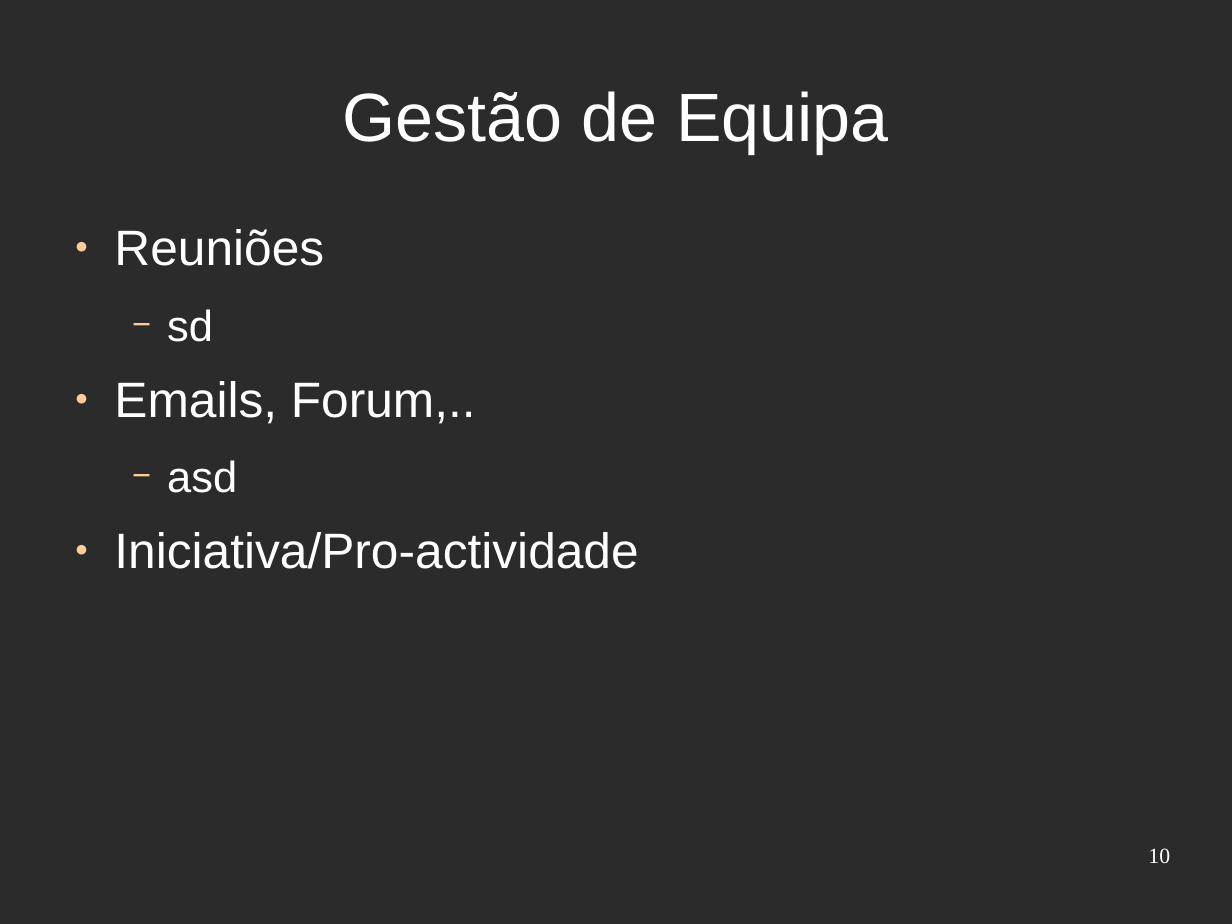
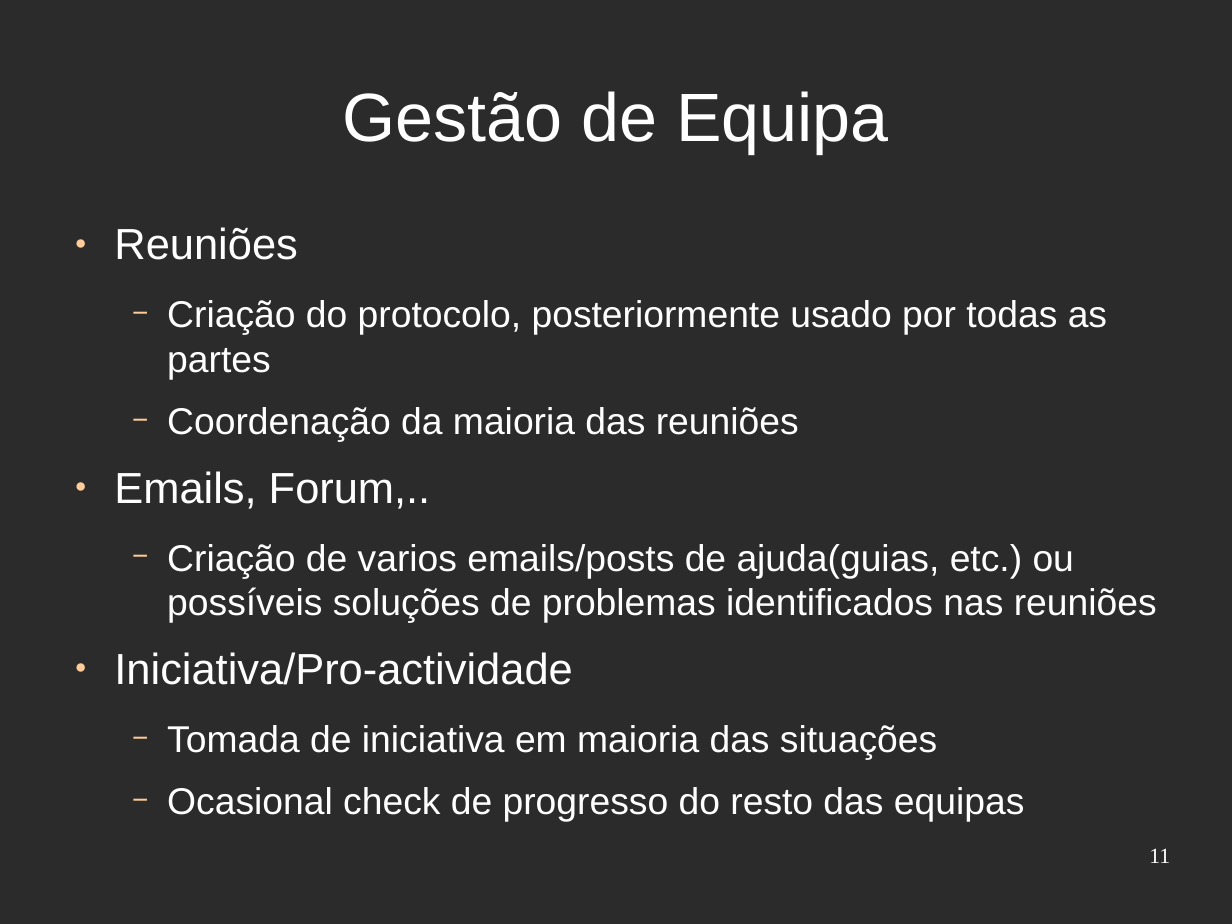
Before and after one commit to djjorjinho/mutworange_2011, a slide deck: slide 11 of documents/presentation/apresentacao_portugal.odp (slide 10 before the commit). Drawn at 1232x924 pixels with LibreOffice and Linux fonts; fonts in the diff are those of the drawing; background and template pictures are left out; a plain dark background stands for a picture behind light text. Boxes give left, top, right and bottom in pixels: in the first picture for what was removed or moved away, otherwise in the second. Text is boxed around its words. In the diff, an @@ line names an element or a change of style, - is before the commit and + after.

```diff
--- a/documents/presentation/apresentacao_portugal.odp
+++ b/documents/presentation/apresentacao_portugal.odp
@@ text removed at <box>114,229,638,569</box> @@
-● Reuniões
-  − sd
-● Emails, Forum,..
-  − asd
-● Iniciativa/Pro-actividade
@@ text added at <box>114,227,1157,822</box>, 24 pt, text #FFFFFF @@
+● Reuniões
+  − Criação do protocolo, posteriormente usado por todas as partes
+  − Coordenação da maioria das reuniões
+● Emails, Forum,..
+  − Criação de varios emails/posts de ajuda(guias, etc.) ou possíveis soluções de problemas identificados nas reuniões
+● Iniciativa/Pro-actividade
+  − Tomada de iniciativa em maioria das situações
+  − Ocasional check de progresso do resto das equipas
@@ page number at <box>1149,848,1170,863</box>: text changed @@
-10
+11
```
Also in this commit, not shown: 1 other slide changed, 2 slides added, 1 slide removed.
